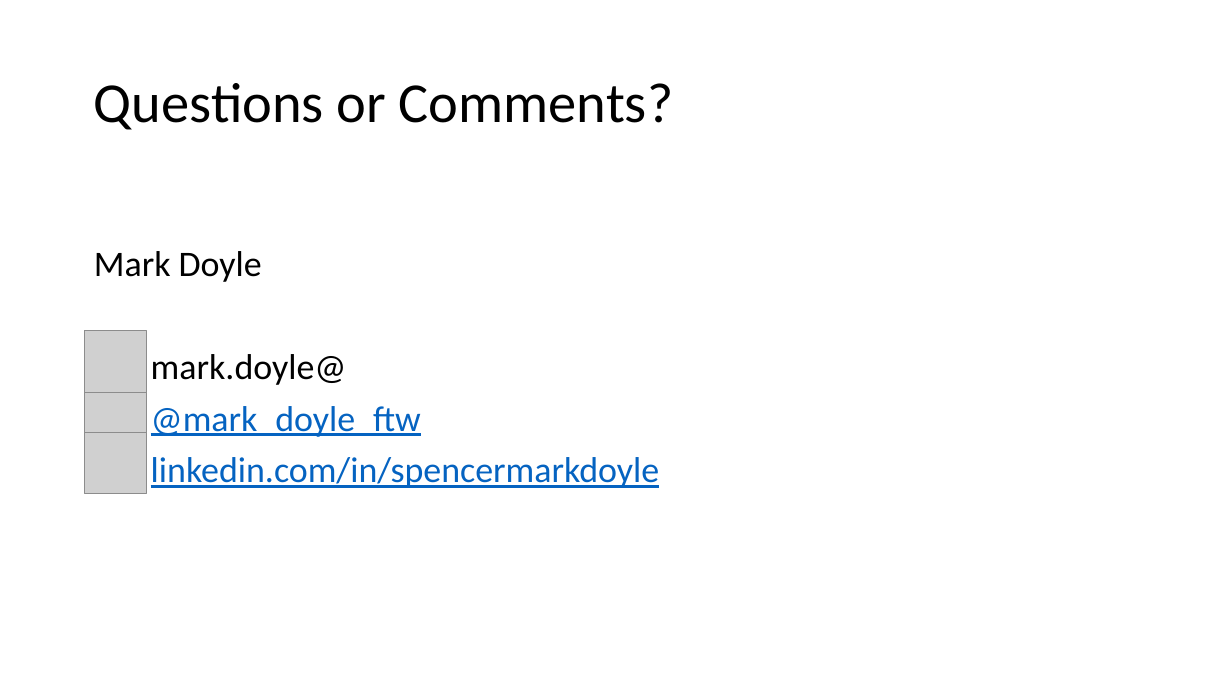
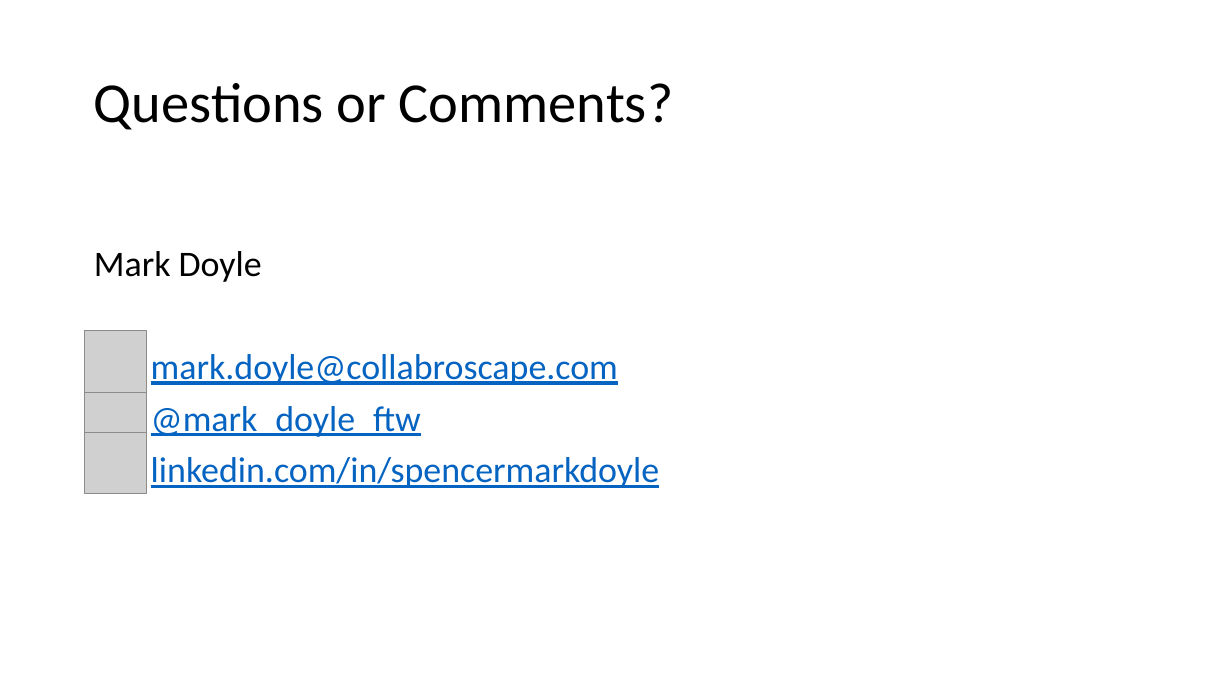
Before and after one commit to mark-doyle/dal-cs-sig, a slide deck: slide 32 of RealWorldScalability/Real World Scalability.pptx. Drawn at 1232x693 pixels with LibreOffice and Linux fonts; fonts in the diff are those of the drawing; grey boxes stand for pictures. Boxes give left, top, right and bottom in pixels: in the first picture for what was removed or moved away, otherwise in the second. Text is boxed around its words. In the diff, an @@ line names an element or a change of style, - is before the commit and + after.

```diff
--- a/RealWorldScalability/Real World Scalability.pptx
+++ b/RealWorldScalability/Real World Scalability.pptx
@@ text at [151,354,618,385]: text changed; text colour #000000 to #0563C1 @@
-mark.doyle@
+mark.doyle@collabroscape.com
```
Also in this commit, not shown: 1 other file.
